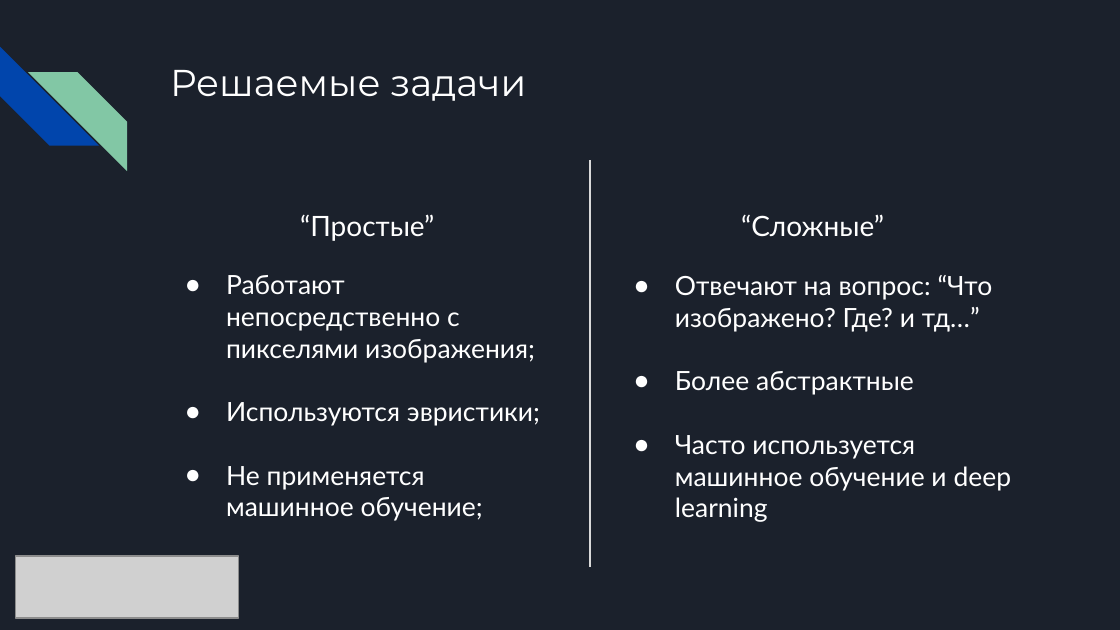
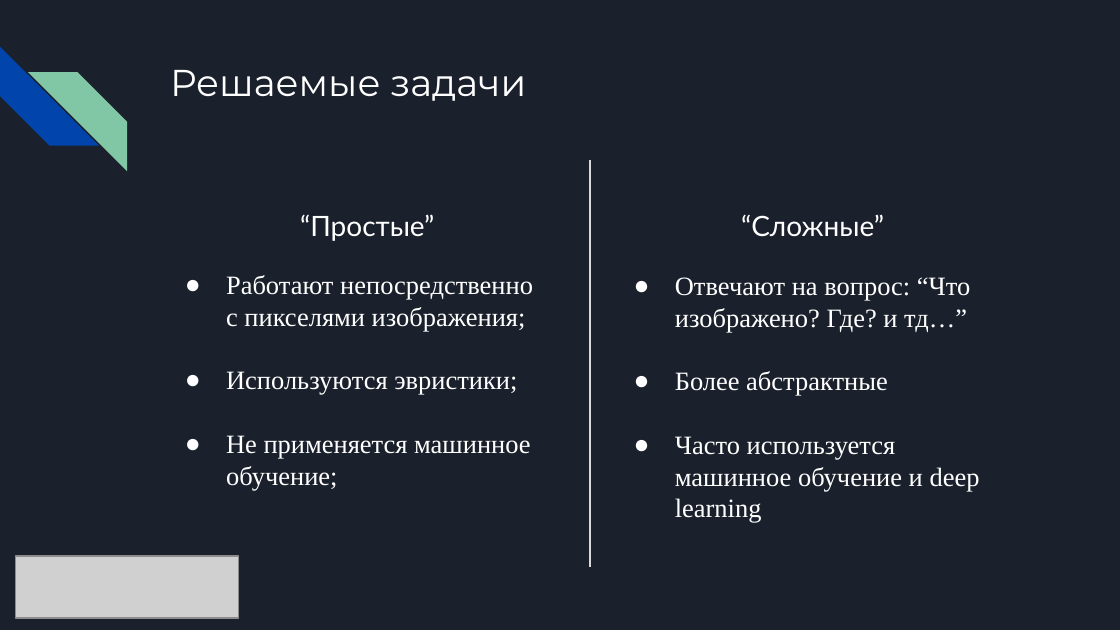
Before and after one commit to NickLyrick/ElinsCV, a slide deck: slide 10 of Presentations/ЭЛИНС. Занятие 1.pptx. Drawn at 1120x630 pixels with LibreOffice and Linux fonts; fonts in the diff are those of the drawing; grey boxes stand for pictures. Boxes give left, top, right and bottom in pixels: in the first picture for what was removed or moved away, otherwise in the second. Text is boxed around its words. In the diff, an @@ line names an element or a change of style, - is before the commit and + after.

```diff
--- a/Presentations/ЭЛИНС. Занятие 1.pptx
+++ b/Presentations/ЭЛИНС. Занятие 1.pptx
@@ text "Работают непосредственно с пикселями изображения;" at [226, 275, 533, 491]: font Lato to Times New Roman @@
@@ text "Отвечают на вопрос: “Что изображено? ..." at [675, 277, 980, 523]: font Lato to Times New Roman @@
```
Also in this commit, not shown: 6 other slides changed, 2 other files.
